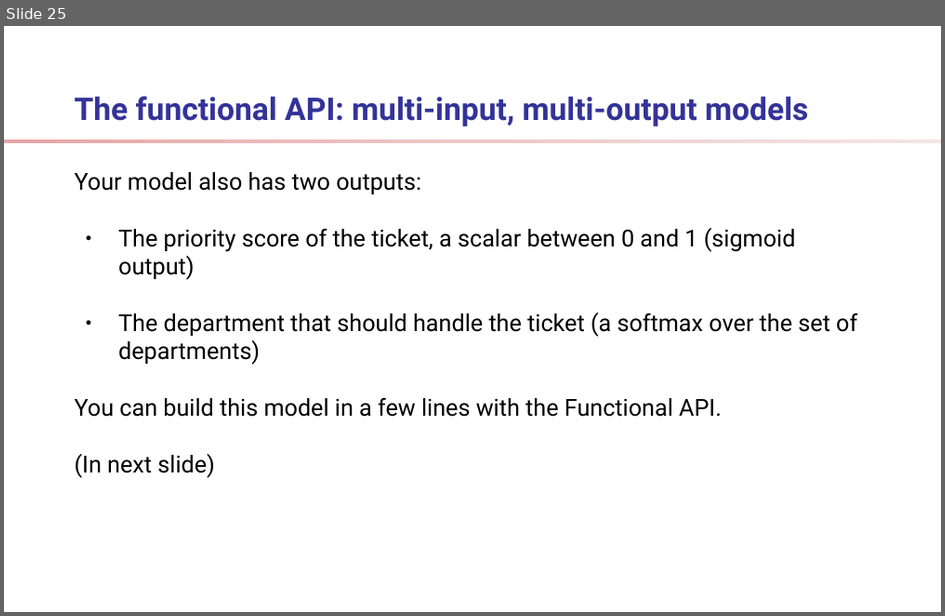
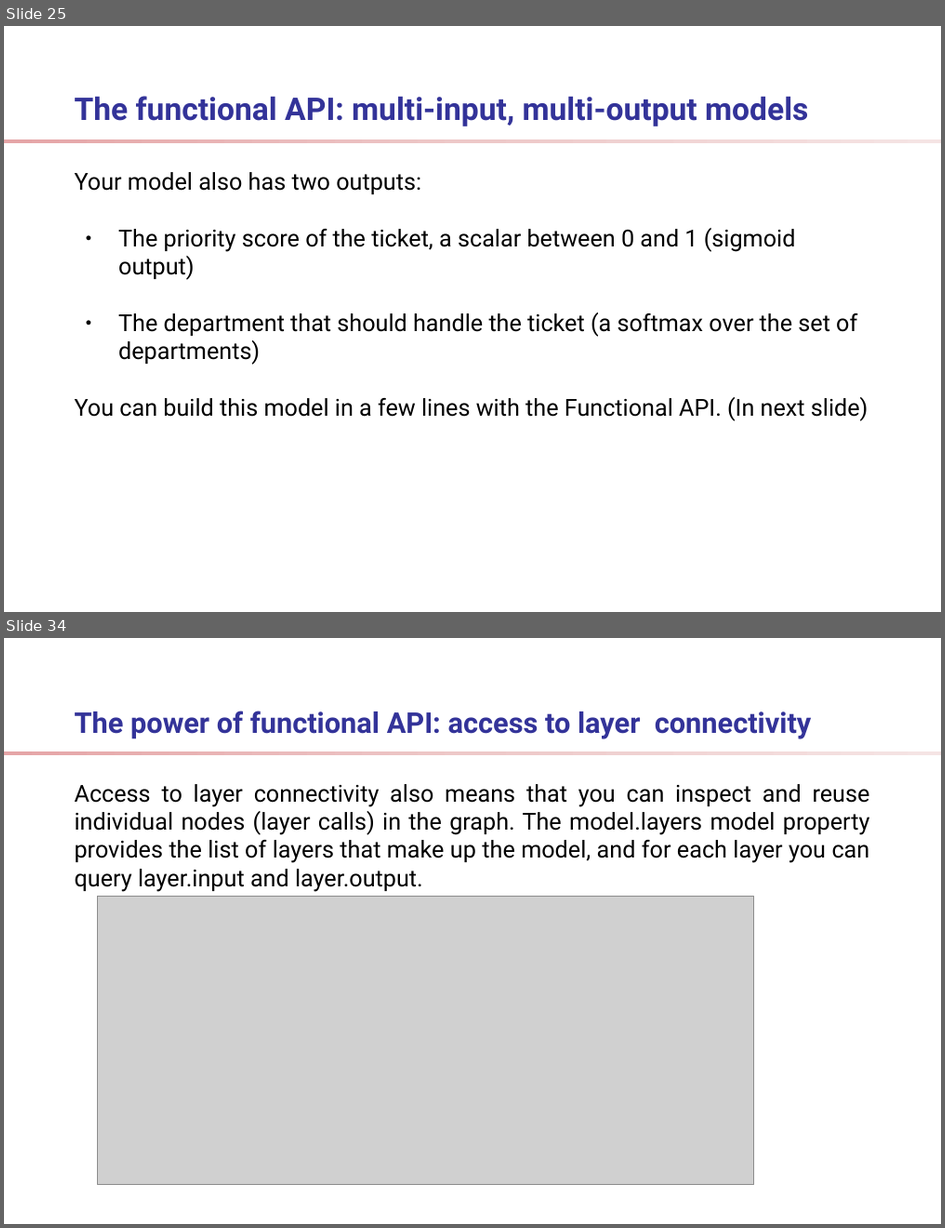
Before and after one commit to ShelpAm/learn-deep-learning, a slide deck: docs/presentation.odp. Shown one above the other, each under a label of ours: slide 25 before the commit, slides 25 and 34 after it; the slides between them are not shown. The pictures are 945x616 and 945x1228 pixels, drawn with LibreOffice and Linux fonts; fonts in the diff are those of the drawing; grey boxes stand for pictures; background and template pictures are left out. Boxes give left, top, right and bottom in pixels: in the first picture for what was removed or moved away, otherwise in the second. Text is boxed around its words. In the diff, an @@ line names an element or a change of style, - is before the commit and + after.

```diff
--- a/docs/presentation.odp
+++ b/docs/presentation.odp
@@ slide 34 added at (x1=4, y1=638, x2=941, y2=1224), background #FFFFFF; not listed: 1 template element that a slide beside it also shows @@
@@ title added at (x1=75, y1=711, x2=812, y2=739), 22 pt, text #333399, bold @@
+The power of functional API: access to layer connectivity
@@ text added at (x1=75, y1=784, x2=871, y2=892), 18 pt, text #000000 @@
+Access to layer connectivity also means that you can inspect and reuse individual nodes (layer calls) in the graph. The model.layers model property provides the list of layers that make up the model, and for each layer you can query layer.input and layer.output.
@@ picture added at (x1=98, y1=896, x2=754, y2=1185) @@
@@ slide 25 changed as well @@
@@ text at (x1=75, y1=397, x2=869, y2=421): text changed @@
-You can build this model in a few lines with the Functional API.
-(In next slide)
+You can build this model in a few lines with the Functional API. (In next slide)
```
Also in this commit, not shown: 23 other slides changed, 32 other slides added, 2 slides removed, 29 other files.
